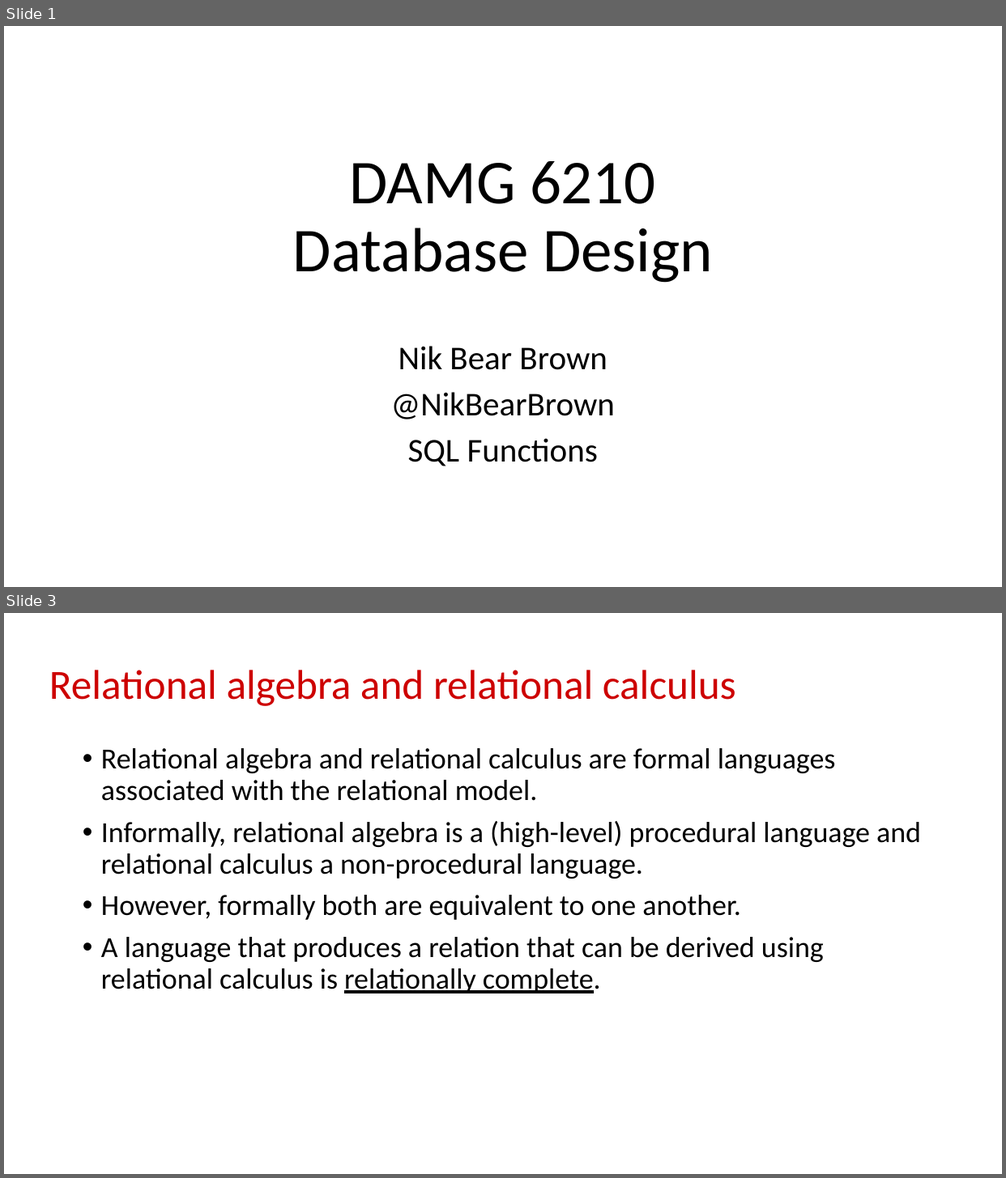
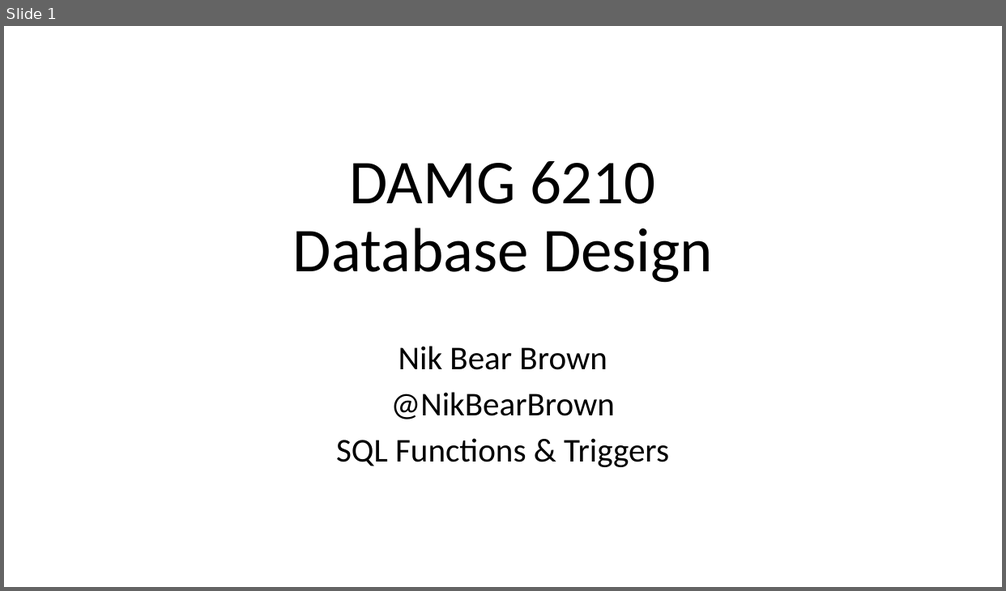
Before and after one commit to aiskunks/Jobs_Database, a slide deck: DAMG_6210/DAMG_6210_PPT/DAMG_6210_SQL_Functions.pptx. Shown one above the other, each under a label of ours: slides 1 and 3 before the commit, slide 1 after it; the slides between them are not shown. The pictures are 1006x1178 and 1006x591 pixels, drawn with LibreOffice and Linux fonts; fonts in the diff are those of the drawing. Boxes give left, top, right and bottom in pixels: in the first picture for what was removed or moved away, otherwise in the second. Text is boxed around its words. In the diff, an @@ line names an element or a change of style, - is before the commit and + after.

```diff
--- a/DAMG_6210/DAMG_6210_PPT/DAMG_6210_SQL_Functions.pptx
+++ b/DAMG_6210/DAMG_6210_PPT/DAMG_6210_SQL_Functions.pptx
@@ slide 3 removed at <box>4,613,1002,1174</box>, background #FFFFFF @@
@@ title removed at <box>49,670,736,706</box> @@
-Relational algebra and relational calculus
@@ text removed at <box>101,748,921,994</box> @@
-• Relational algebra and relational calculus are formal languages associated with the relational model.
-• Informally, relational algebra is a (high-level) procedural language and relational calculus a non-procedural language.
-• However, formally both are equivalent to one another.
-• A language that produces a relation that can be derived using relational calculus is relationally complete.
@@ slide 1 changed as well @@
@@ subtitle at <box>336,438,669,467</box>: text changed @@
-SQL Functions
+SQL Functions & Triggers
```
Also in this commit, not shown: 28 other slides changed, 1 slide added, 2 other slides removed, 2 other files.
